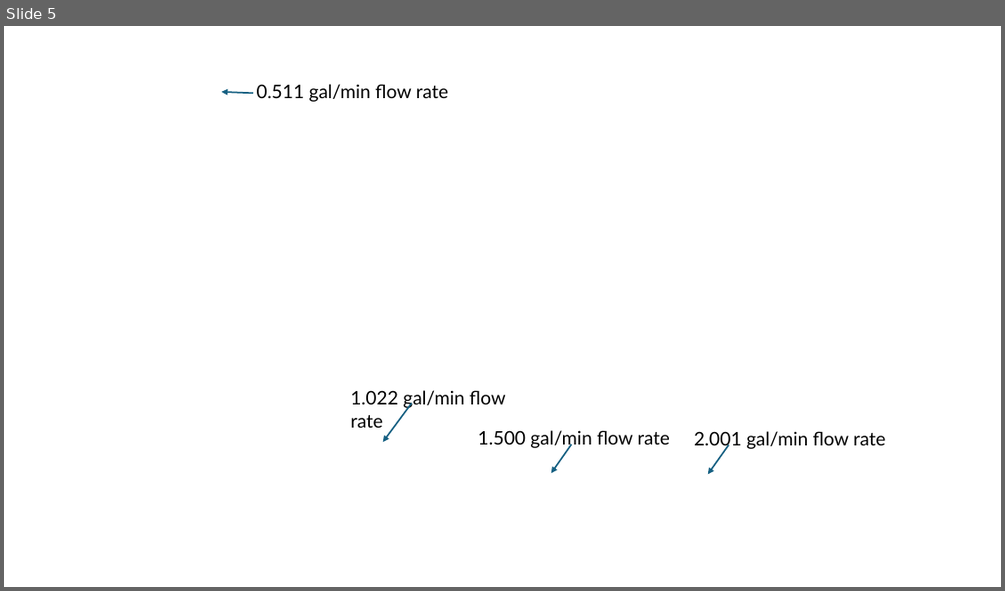
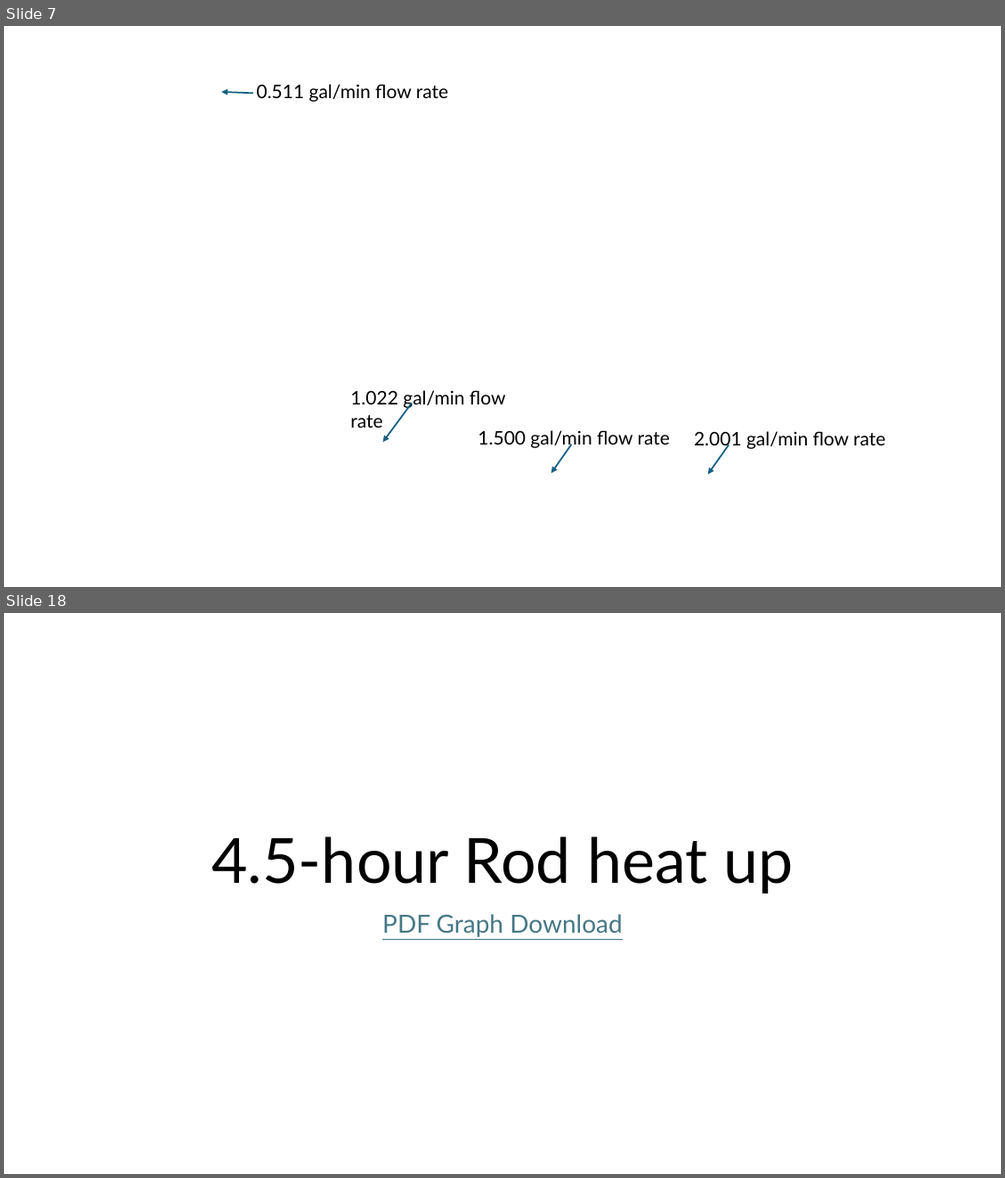
Before and after one commit to ARTS-Laboratory/thermal-loop, a slide deck: resources/Thermal_loop_data/Thermal Loop Data Graphs.pptx. Shown one above the other, each under a label of ours: slide 5 before the commit, slides 7 and 18 after it; the slides between them are not shown. The pictures are 1005x591 and 1005x1178 pixels, drawn with LibreOffice and Linux fonts; fonts in the diff are those of the drawing; background and template pictures are left out. Boxes give left, top, right and bottom in pixels: in the first picture for what was removed or moved away, otherwise in the second. Text is boxed around its words. In the diff, an @@ line names an element or a change of style, - is before the commit and + after.

```diff
--- a/resources/Thermal_loop_data/Thermal Loop Data Graphs.pptx
+++ b/resources/Thermal_loop_data/Thermal Loop Data Graphs.pptx
@@ slide 18 added at [4,613,1001,1174], background #FFFFFF @@
@@ title added at [211,836,793,893], 60 pt, text #000000 @@
+4.5-hour Rod heat up
@@ subtitle added at [382,914,622,937], 24 pt, text #467886, underline @@
+PDF Graph Download
@@ what was slide 5 is now slide 7 @@
```
Also in this commit, not shown: 3 slides changed, 15 other slides added.
